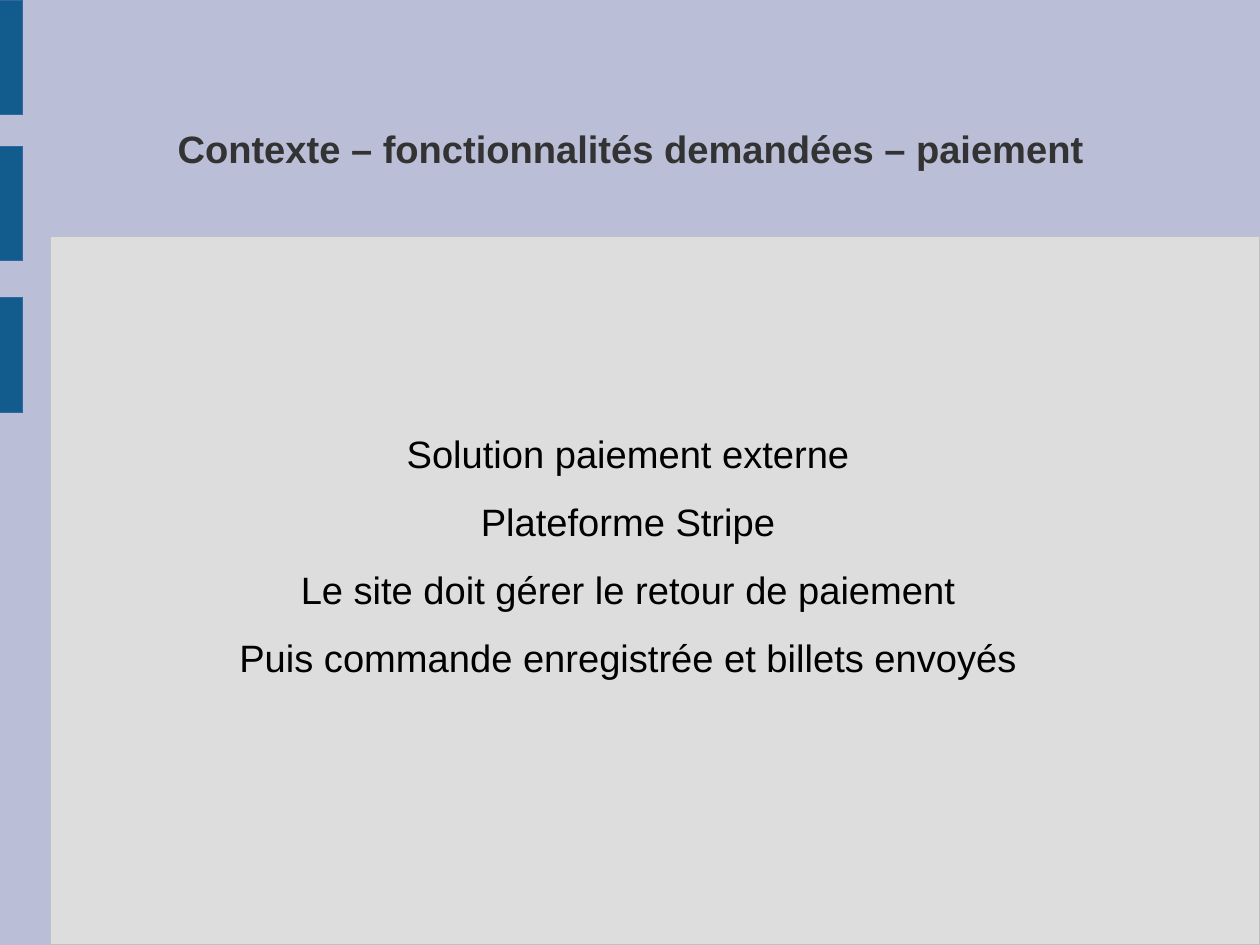
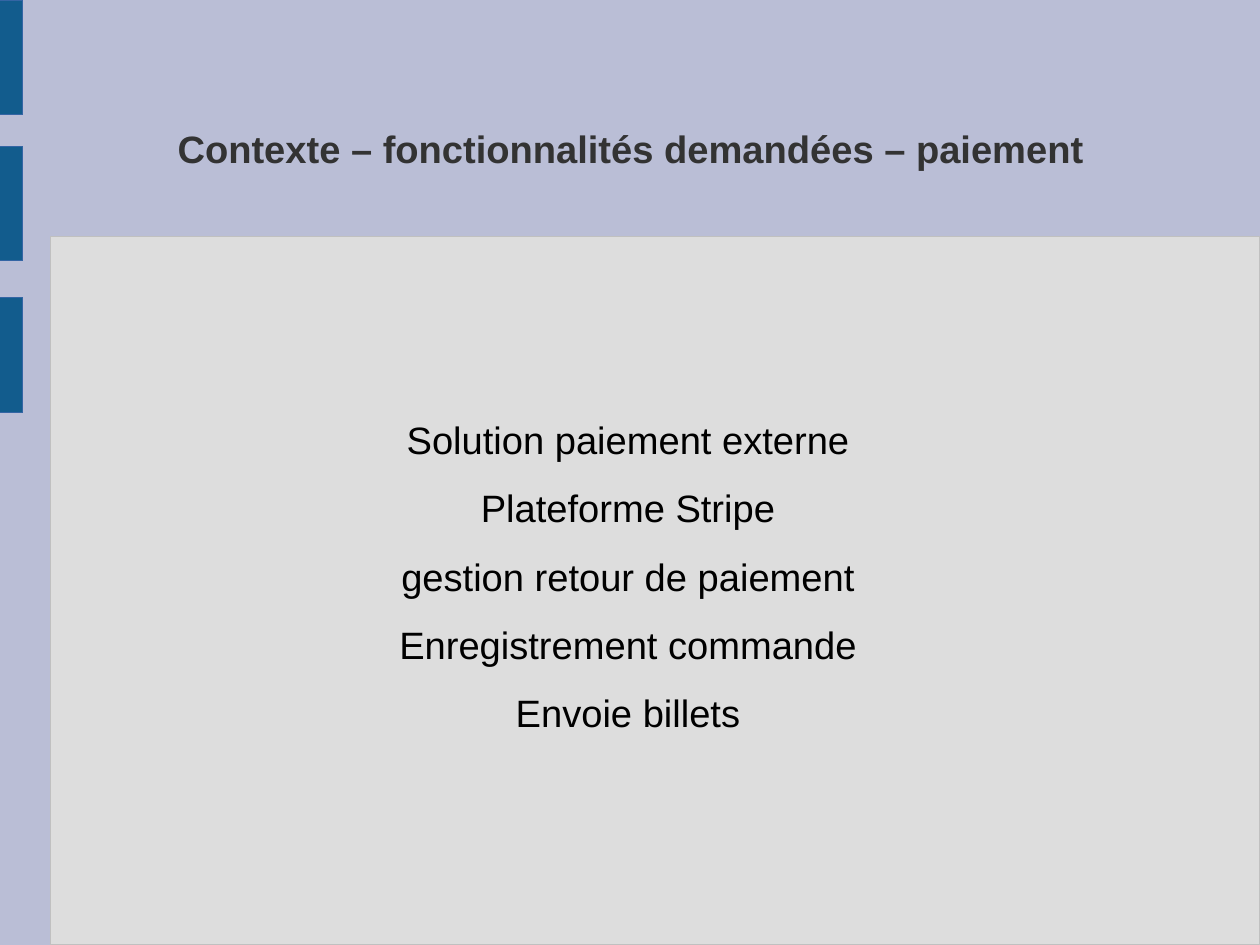
Before and after one commit to frederic-malard/OC_p4_louvre, a slide deck: slide 7 of 3 - diapos.odp. Drawn at 1260x945 pixels with LibreOffice and Linux fonts; fonts in the diff are those of the drawing. Boxes give left, top, right and bottom in pixels: in the first picture for what was removed or moved away, otherwise in the second. Text is boxed around its words. In the diff, an @@ line names an element or a change of style, - is before the commit and + after.

```diff
--- a/3 - diapos.odp
+++ b/3 - diapos.odp
@@ text "Solution paiement externe": place and size @@
-text "Solution paiement externe" at bbox=[239, 440, 1016, 680]
+text "Solution paiement externe" at bbox=[399, 426, 856, 728]
@@ text at bbox=[399, 563, 856, 728]: text changed @@
-Le site doit gérer le retour de paiement
-Puis commande enregistrée et billets envoyés
+gestion retour de paiement
+Enregistrement commande
+Envoie billets
```
Also in this commit, not shown: 7 other slides changed.
